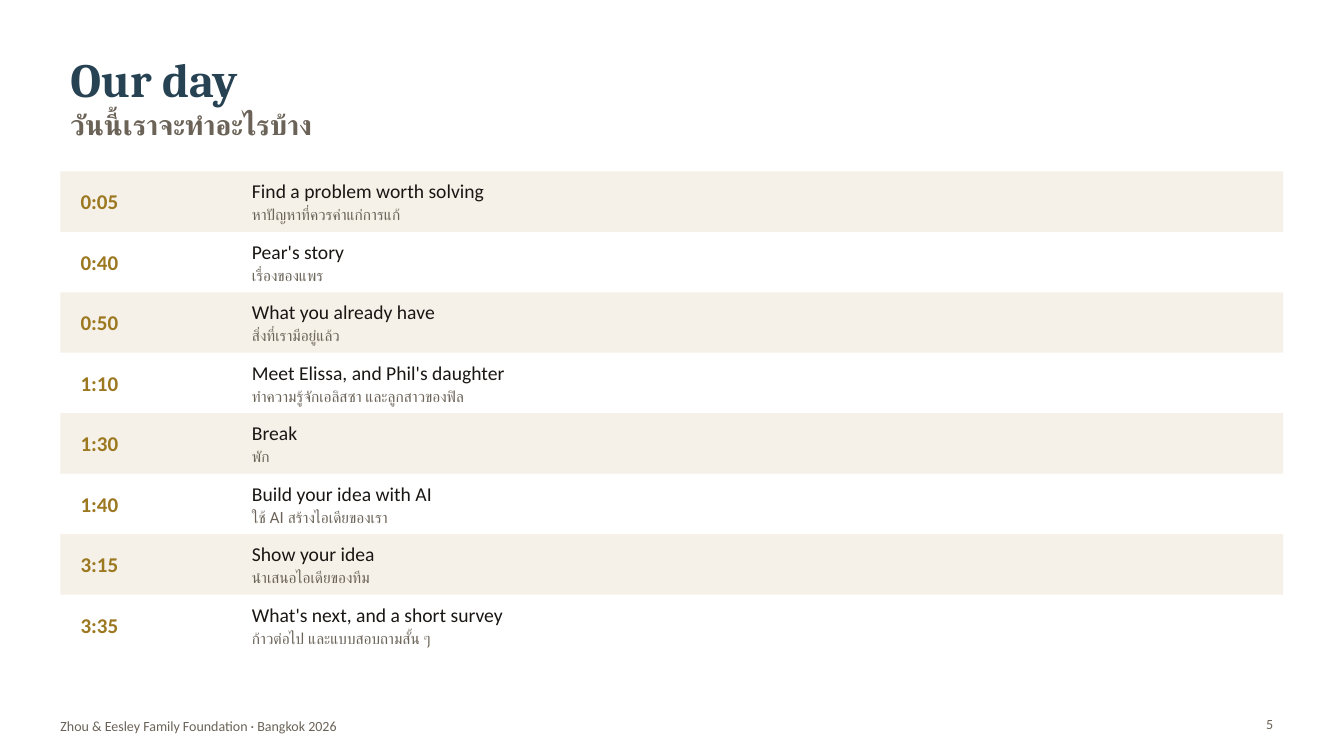
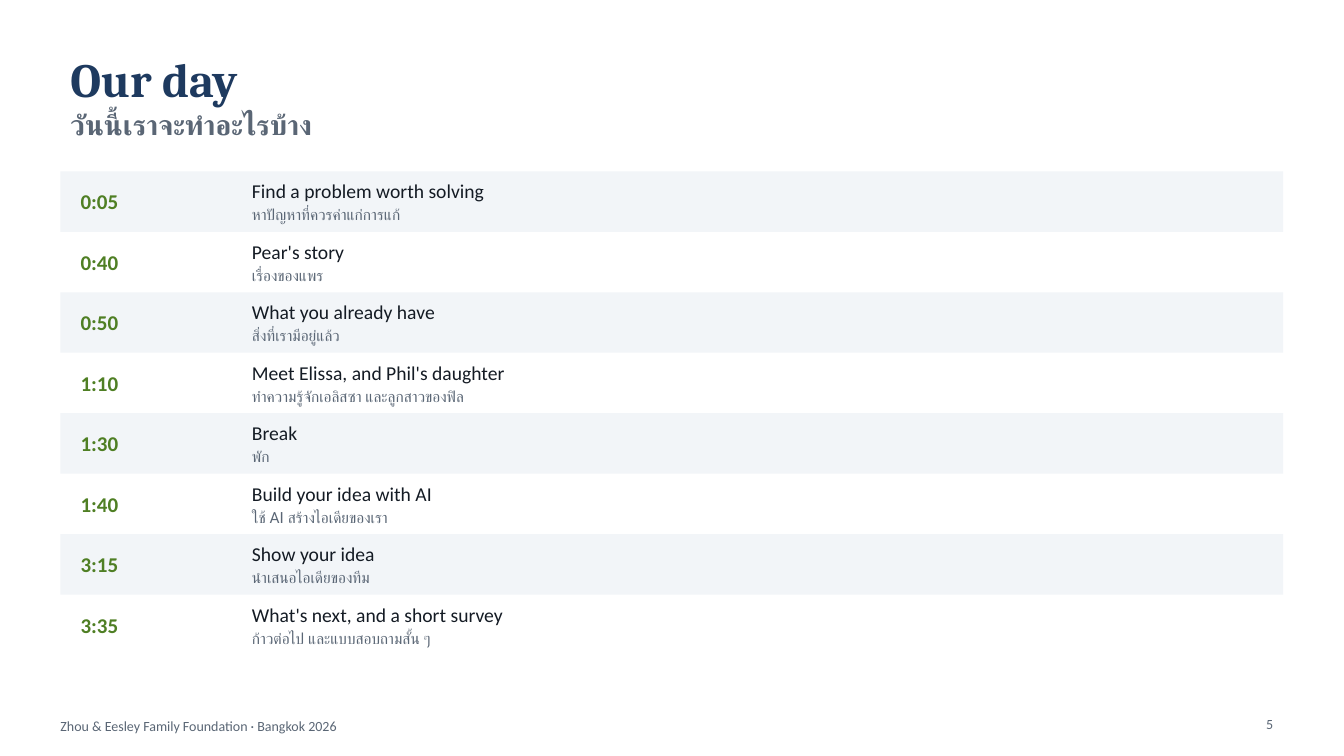
Before and after one commit to nnj24xbfp8-wq/projectkla, a slide deck: slide 5 of decks/Eesley_Schools_Dec14-15_bilingual.pptx. Drawn at 1344x756 pixels with LibreOffice and Linux fonts; fonts in the diff are those of the drawing; background and template pictures are left out. Boxes give left, top, right and bottom in pixels: in the first picture for what was removed or moved away, otherwise in the second. Text is boxed around its words. In the diff, an @@ line names an element or a change of style, - is before the commit and + after.

```diff
--- a/decks/Eesley_Schools_Dec14-15_bilingual.pptx
+++ b/decks/Eesley_Schools_Dec14-15_bilingual.pptx
@@ title "Our day" at [70, 64, 312, 136]: text colour #264253 to #1E3A5F in "Our day"; text colour #6B6358 to #5A6675 in "วันนี้เราจะทำอะไรบ้าง" @@
@@ text "Find a problem worth solving" at [252, 184, 484, 224]: text colour #1A1614 to #141B24 in "Find a problem worth solving"; text colour #6B6358 to #5A6675 in "หาปัญหาที่ควรค่าแก่การแก้" @@
@@ text "Pear's story" at [252, 245, 344, 281]: text colour #1A1614 to #141B24 in "Pear's story"; text colour #6B6358 to #5A6675 in "เรื่องของแพร" @@
@@ text "What you already have" at [252, 305, 435, 346]: text colour #1A1614 to #141B24 in "What you already have"; text colour #6B6358 to #5A6675 in "สิ่งที่เรามีอยู่แล้ว" @@
@@ text "Meet Elissa, and Phil's daughter" at [252, 366, 504, 407]: text colour #1A1614 to #141B24 in "Meet Elissa, and Phil's daughter"; text colour #6B6358 to #5A6675 in "ทำความรู้จักเอลิสซา และลูกสาวของฟิล" @@
@@ text "Break" at [252, 426, 297, 462]: text colour #1A1614 to #141B24 in "Break"; text colour #6B6358 to #5A6675 in "พัก" @@
@@ text "Build your idea with AI" at [252, 487, 431, 523]: text colour #1A1614 to #141B24 in "Build your idea with AI"; text colour #6B6358 to #5A6675 in "ใช้ AI สร้างไอเดียของเรา" @@
@@ fill #F5F1E8 to #F2F5F8 in 4 elements at [60, 171, 1284, 232], [60, 292, 1284, 353], [60, 413, 1284, 474], [60, 534, 1284, 595] @@
@@ text "Show your idea" at [252, 547, 375, 583]: text colour #1A1614 to #141B24 in "Show your idea"; text colour #6B6358 to #5A6675 in "นำเสนอไอเดียของทีม" @@
@@ text colour #9C7820 to #4F7F24 in 8 elements at [81, 195, 119, 209], [81, 256, 119, 270], [81, 316, 119, 330], [81, 377, 119, 391], [81, 437, 119, 451], [81, 498, 119, 512], [81, 558, 119, 572], [81, 619, 119, 633] @@
@@ text "What's next, and a short ..." at [252, 608, 503, 648]: text colour #1A1614 to #141B24 in "What's next, and a short survey"; text colour #6B6358 to #5A6675 in "ก้าวต่อไป และแบบสอบถามสั้น ๆ" @@
@@ text "Zhou & Eesley Family Foundation ..." at [60, 721, 336, 734]: text colour #6B6358 to #5A6675 @@
@@ page number at [1266, 720, 1273, 729]: text colour #6B6358 to #5A6675 @@
```
Also in this commit, not shown: 22 other slides changed, 6 other files.
